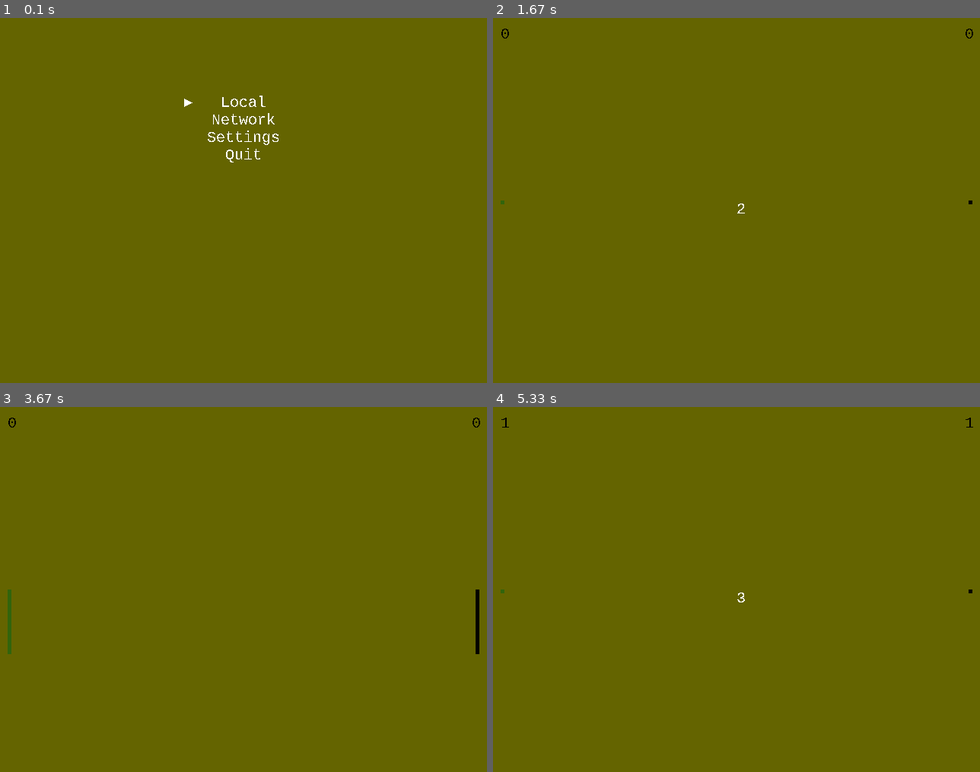
Above: before the commit, frames 1-4 (two rows, left to right).
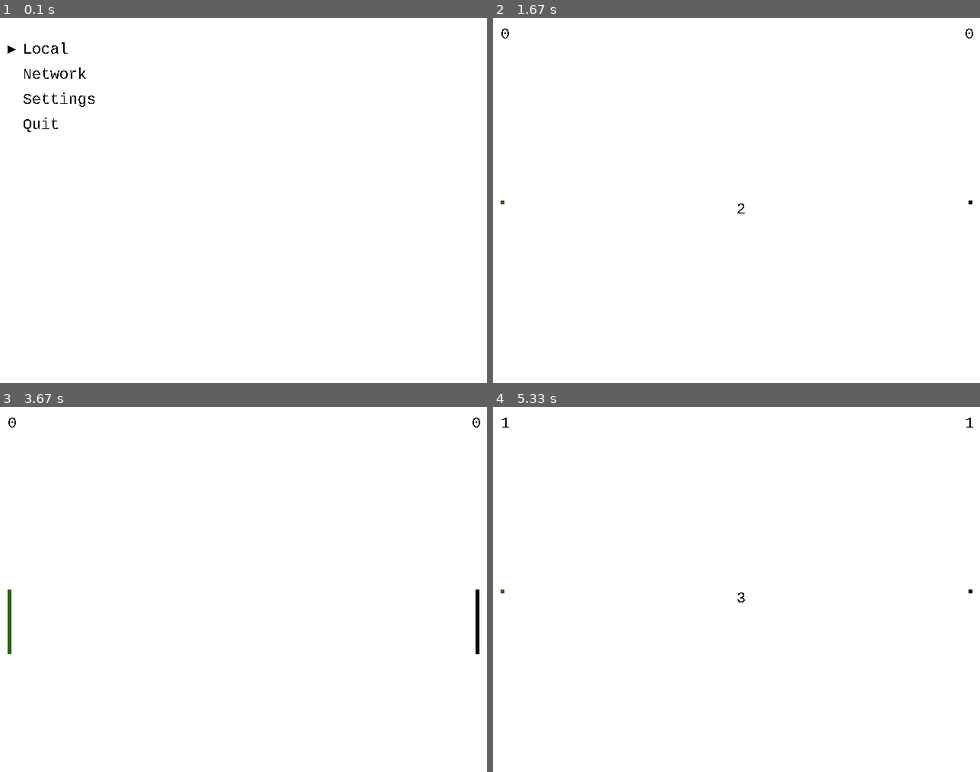
Above: after the commit, the same moments.

Repository: matgrioni/Tron
Game: pygame game, started from src/main.py
Two runs of this game, one before a commit and one after it. Both use one fixed random seed, a clock stepped at 60 frames per second and the inputs below. The source is Python 2; it was converted automatically to run under Python 3.
Inputs (mouse positions are in pixels of both pictures, inside the frame that each line leads up to):
- Up to frame 1 (0.1 s): no input
- Up to frame 2 (1.67 s): tap Enter at 0.33 s
- Up to frame 3 (3.67 s): hold Right 1.77-2.23 s; move the mouse to (92, 534) at 1.8 s; type "a" at 3.25 s
- Up to frame 4 (5.33 s): type "n" at 3.82 s; type "n" at 4.38 s; tap Enter at 4.98 s

The runs differ from the first frame. In frame 1, 100% of the frame differs, in the area x 0-100%, y 0-100%; in frame 2, 100%; in frame 3, 100%; in frame 4, 100%.

Commit message:
Created pydroid package to store component logic. Such as widgets, settings, modules, etc, and redid imports to match. Removed settings and theming options for now until the theming is more complete with the xml implementation in pydroid.

Diff:
--- a/src/Game.py
+++ b/src/Game.py
@@ -11,9 +11,7 @@
 
 import pygame
 
-import widgets
-import modules
-import settings
+from pydroid import modules, widgets, settings
 
 from pygame.locals import *
 from LineRider import Direction, LineRider
@@ -25,15 +23,15 @@
     PLAYING, PAUSE, GAMEOVER, TIMER = range(4)
 
 class Game(modules.Module):
-    def __init__(self, parent=None, size=(640, 480), fill=(255, 255, 255)):
-        super(Game, self).__init__(parent, size)
+    def __init__(self, parent, fill=(255, 255, 255)):
+        super(Game, self).__init__(parent, fill)
 
         self.gameState = GameState.TIMER
         self.timer = 3
         self.millis = 1000
         self.timerDisp = widgets.TextDisp(self.size[0] / 2,
                                           self.size[1] / 2, str(self.timer))
-        self.timerDisp.setFont(color=self.color)
+        self.timerDisp.setFont(color=(0, 0, 0))
 
         self._initPlayers()
 
--- a/src/GameOverMenu.py
+++ b/src/GameOverMenu.py
@@ -8,13 +8,11 @@
 # dies. Similar to the pause menu however no resume option.
 ###########################################################
 
-import modules
-import widgets
+from pydroid import modules, settings, widgets
 
 class GameOverMenu(modules.Menu):
-    def __init__(self, parent=None, size=(640, 480),
-                 fill=(255, 255, 255)):
-        super(GameOverMenu, self).__init__(parent, fill=fill, size=size)
+    def __init__(self, parent, fill=(255, 255, 255)):
+        super(GameOverMenu, self).__init__(parent, fill)
         self.setOptions(["Next game", "Main menu", "Quit"])
 
         self.addOptionCallback("Next game", self._startGameOver)
--- a/src/PauseMenu.py
+++ b/src/PauseMenu.py
@@ -8,13 +8,11 @@
 # library.
 ###########################################################
 
-import modules
-import widgets
+from pydroid import modules, widgets
 
 class PauseMenu(modules.Menu):
-    def __init__(self, parent=None, color=(0, 0, 0), fill=(255, 255, 255),
-                 size=(640, 480)):
-        super(PauseMenu, self).__init__(parent, size=size, fill=fill)
+    def __init__(self, parent, fill=(255, 255, 255)):
+        super(PauseMenu, self).__init__(parent, fill)
         self.setOptions(["Resume", "Start over", "Main menu", "Quit"])
 
         self.addOptionCallback("Resume", self._resumeGame)
@@ -29,11 +27,10 @@
         self.p2Score = widgets.TextDisp(self.size[0] - 150, 10)
         self.p2Score.setFont(fontsize=15)
 
-    # Set the text for the scores in the two corners. The score for player 1
-    # should be scores[0], and for player 2, scores[1]
-    def setScores(self, scores):
-        self.p1Score.setText("Player 1: " + str(scores[0]))
-        self.p2Score.setText("Player 2: " + str(scores[1]))
+    # Set the text for the scores in the two corners.
+    def setScores(self, p1Score, p2Score):
+        self.p1Score.setText("Player 1: " + str(p1Score))
+        self.p2Score.setText("Player 2: " + str(p2Score))
 
     def draw(self):
         super(PauseMenu, self).draw()
--- a/src/SettingsMenu.py
+++ b/src/SettingsMenu.py
@@ -7,17 +7,15 @@
 # A menu of the possible settings for the game.
 ###########################################################
 
-import modules
-import settings
+from pydroid import modules, settings
 
 class SettingsMenu(modules.Menu):
     COLOR_REGEX = "\\(\\d{1,3}\\s*,\\s*\\d{1,3}\\s*,\\s*\\d{1,3}\\)"
 
-    def __init__(self, parent=None):
-        super(SettingsMenu, self).__init__(parent)
-        options = ["Player 1 Color", "Player 2 Color", "Text Color",
-                   "Background Color", "Back"]
-        self.setOptions(options)
+    def __init__(self, parent, fill=(255, 255, 255)):
+        super(SettingsMenu, self).__init__(parent, fill)
+        self.setOptions(["Player 1 Color", "Player 2 Color", "Text Color",
+                         "Background Color", "Back"])
 
         self.addOptionCallback("Player 1 Color", self._inputColor,
                                "p1", "Enter color of Player 1 as (r, g, b)")
--- a/src/main.py
+++ b/src/main.py
@@ -9,8 +9,7 @@
 # option selections.
 ###########################################################
 
-import modules
-import settings
+from pydroid import modules, settings
 
 from SettingsMenu import SettingsMenu
 from Game import Game
@@ -20,15 +19,16 @@
     def __init__(self, size=(640, 480), fill=(255, 255, 255)):
         # Load the colors for the text and background which will
         # be used throughout the game.
-        self._initColors()
+
+        # Not using this for now until theming is more established.
+        # self._initColors()
 
         # No parent, this is the parent PygameHelper module
-        super(MainMenu, self).__init__(color=self.color, fill=self.fill,
-                                       size=size)
+        super(MainMenu, self).__init__(fill=fill, size=size)
         self.setOptions(["Local", "Network", "Settings", "Quit"])
 
         self.addOptionCallback("Local", self._startGame)
-        self.addOptionCallback("Settings", self._settingsMenu)
+        # self.addOptionCallback("Settings", self._settingsMenu)
         self.addOptionCallback("Quit", self.quit)
 
     # Run this to set the background and text colors for this module
--- a/src/modules.py
+++ b/src/pydroid/modules.py
@@ -11,9 +11,12 @@
 ###########################################################
 
 import pygame
+from pygame.locals import *
+
 import sys
 import string, re
-from pygame.locals import *
+
+import widgets
 
 ###########################################################
 # Author: Matias Grioni
@@ -42,8 +45,7 @@
 # therefore the prior module will resume execution.
 ###########################################################
 class Module(object):
-    def __init__(self, parent=None, color=(0, 0, 0), fill=(255, 255, 255),
-                 size=(640, 480)):
+    def __init__(self, parent=None, fill=(255, 255, 255), size=(640, 480)):
         # This is only included so that when widget classes that extend this
         # can easily extend the constructor while using multiple inheritance
         super(Module, self).__init__()
@@ -55,17 +57,13 @@
             pygame.init()
             self.size = size
             self.screen = pygame.display.set_mode(size)
-
-            self.fill = fill
-            self.color = color
         else:
             self.screen = parent.screen
             self.size = (self.screen.get_width(), self.screen.get_height())
 
-            self.fill = parent.fill
-            self.color = parent.color
 
         self.parent = parent
+        self.fill = fill
 
         self.running = False
         self.clock = pygame.time.Clock()
@@ -80,7 +78,6 @@
 
         self.addEventCallback((KEYDOWN, K_ESCAPE), self.back)
         self.addEventCallback((QUIT, None), self.quit)
-
 
     # Similar to init except it keeps all the callbacks the same.
     # Equivalent to the state of the module before update was ever
@@ -246,24 +243,19 @@
 # all the menus that will be used in the program.
 ###########################################################
 class Menu(Module):
-    def __init__(self, parent=None, color=(0, 0, 0), fill=(255, 255, 255),
-                 size=(640, 480)):
-        super(Menu, self).__init__(parent, color, fill, size)
+    def __init__(self, parent=None, fill=(255, 255, 255), size=(640, 480)):
+        super(Menu, self).__init__(parent, fill, size)
 
         # Initialize local variables for the menu
         self.selectedItem = 0
         self.optionCallbacks = {}
-        self.setFont(color=self.color)
+
+        self.textdisps = []
 
         # Define the default keyboard events for menu navigation
         self.addEventCallback((KEYDOWN, K_UP), self._moveSelectedUp)
         self.addEventCallback((KEYDOWN, K_DOWN), self._moveSelectedDown)
         self.addEventCallback((KEYDOWN, K_RETURN), self._selectItem)
-
-    # Set the font attributes for the entire screen / module
-    def setFont(self, font="monospace", fontsize=20, color=(0, 0, 0)):
-        self.font = pygame.font.SysFont(font, fontsize)
-        self.color = color
 
     # Option callbacks are called when the user selects an
     # option from the menu with the enter key. Provide
@@ -281,27 +273,31 @@
     # than setting self.options automatically.
     def setOptions(self, options):
         self.options = options
-        self.renderedOptions = [self.font.render(option, False, self.color) \
-                                for option in options]
-        self.maxWidth = max([o.get_width() for o in self.renderedOptions])
+        del self.textdisps[:]
+
+        for (i, option) in enumerate(options):
+            if i == 0:
+                self.textdisps.append(widgets.TextDisp(30, 30, option))
+            else:
+                prior = self.textdisps[i - 1]
+                newY = prior.y + prior.height + 10
+
+                self.textdisps.append(widgets.TextDisp(30, newY, option))
 
     # Draw the text and the appropriate selector shape
     def draw(self):
         self.screen.fill(self.fill)
 
-        for (i, option) in enumerate(self.renderedOptions):
-            # Draw the menu items
-            x = (self.size[0] - option.get_width()) / 2
-            y = 100 + i * option.get_height()
-            self.screen.blit(option, (x, y))
-
+        for (i, textdisp) in enumerate(self.textdisps):
+            textdisp.draw(self.screen)
+
+            # Draw the triangle indicator
             if i == self.selectedItem:
-                sidePoint = ((self.size[0] - self.maxWidth) / 2 - 20,
-                             y + option.get_height() / 2)
+                sidePoint = (20, textdisp.y + textdisp.height / 2)
                 topPoint = (sidePoint[0] - 10, sidePoint[1] - 5)
                 botPoint = (sidePoint[0] - 10, sidePoint[1] + 5)
 
-                pygame.draw.polygon(self.screen, self.color,
+                pygame.draw.polygon(self.screen, (0, 0, 0),
                                     [sidePoint, topPoint, botPoint])
 
     # Changes the selected item to one higher if possible
--- a/src/widgets.py
+++ b/src/pydroid/widgets.py
@@ -11,16 +11,27 @@
 
 ###########################################################
 # Author: Matias Grioni
+# Created: 7/12/15
+#
+# A base class for widgets. Includes fields such size,
+# position, focus and background color.
+###########################################################
+class Widget(object):
+    def __init__(self, x, y):
+        self.x, self.y = x, y
+
+###########################################################
+# Author: Matias Grioni
 # Created: 6/21/15
 #
 # Widget to display any arbitrary text in position (x, y)
 # on a pygame surface with customizable font.
 ###########################################################
-class TextDisp(object):
+class TextDisp(Widget):
     # Creates a TextDisp at the provided coordinates displaying provided text.
     # The font is monospace, size 20, and black by default
     def __init__(self, x, y, text=""):
-        self.x, self.y = x, y
+        super(TextDisp, self).__init__(x, y)
 
         self.setFont("monospace", 20, (0, 0, 0))
         self.setText(text)
@@ -41,6 +52,8 @@
     # Recreates the text surface using the passed in text
     def setText(self, text):
         self.surface = self.font.render(text, False, self.color)
+        self.width = self.surface.get_width()
+        self.height = self.surface.get_height()
 
     # Draws the text at x, y on the provided surface
     def draw(self, screen):
Empty file added: src/pydroid/__init__.py
Renamed: src/settings.py -> src/pydroid/settings.py
